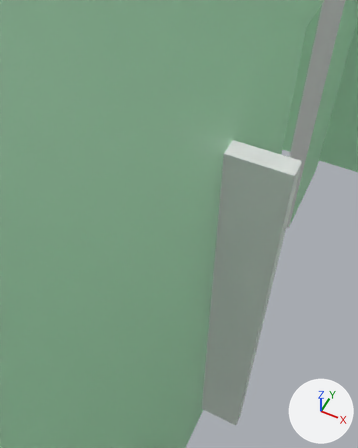
One commit to the Blender file ShackFrame2.blend: the scene before it, then after it.
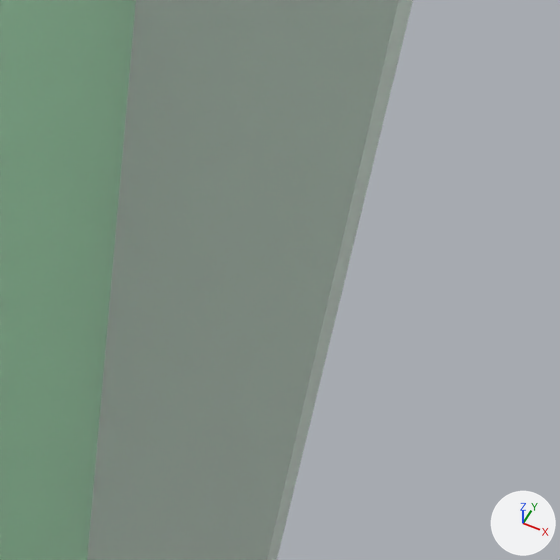
Each version appears first from a camera (50 mm lens) standing at (1.211, -1.336, 3.485) and looking at (0.41, 0.266, 1.483), and next in a close-up on the part from 51% to 86% of the width and 61% to 89% of the height. The axes (+X, +Y, +Z) are drawn at lower right. The lights are the same throughout.

Objects in the first close-up: 'Door', 'NewWalls'.
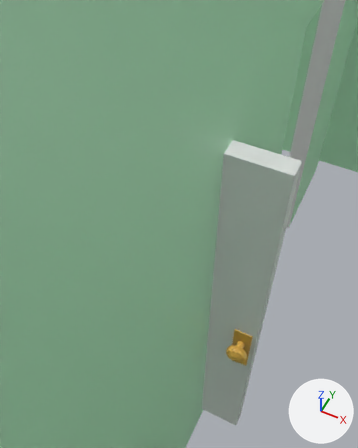
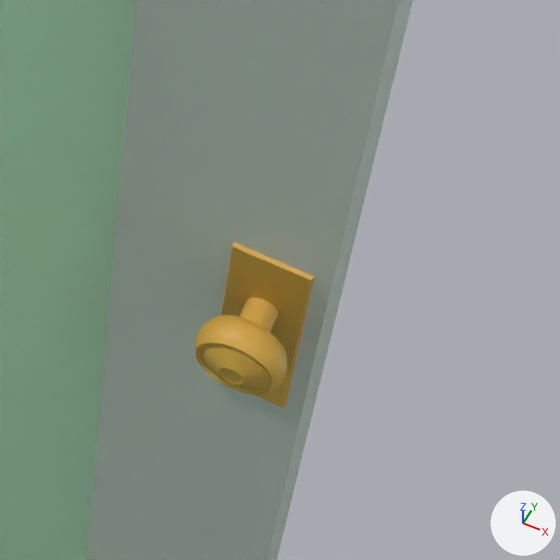
Commit message: added doorknob to shack door

The edits, one by one:
Material 'Doorknob' (mat_doorknob) is new.
Its base color is (0.8, 0.443, 0.0766) (orange #e7b24e).
me_cube is used by ob_door; location (0.0, 0.0, 0.0); scale (0.506, 0.0429, 1.16).
Verts and faces of me_cube; kept vertices keep their numbers, new ones are numbered from 8.
me_cube had 8 vertices, 6 faces and spanned x -0.01..1.99, y -1.0..1.0, z 0.0..2.0.
me_cube now has 6604 vertices, 6128 faces and spans x -0.01..1.99, y -3.36..3.42, z 0.0..2.0.
me_cube part 1: a new loose piece, a 216-sided cylinder along y spanning x 1.805..1.884, y -2.351..2.361, z 0.94..0.974, in mat_doorknob (orange #e7b24e).
me_cube part 2: a new loose piece of 3074 vertices spanning x 1.74..1.95, y -3.36..-2.21, z 0.91..1.0, in mat_doorknob (orange #e7b24e).
Part 3, on me_cube:
New vertex 8 is at (1.74, -0.81, 0.77).
New vertex 9 is at (1.74, -0.81, 1.05).
New vertex 10 is at (1.74, 0.83, 1.05).
New vertex 11 is at (1.74, 0.83, 0.77).
New vertices 12 to 15 stand at vertices 8 to 11, in that order, plus (0.21, 0.0, 0.0).
New vertex 16 is at (1.75, -1.12, 0.78), pixel (211, 375).
New vertex 17 is at (1.75, -1.12, 1.05), pixel (232, 246).
New vertex 18 is at (1.75, 1.13, 0.78).
New vertex 19 is at (1.75, 1.13, 1.05).
New vertices 20 to 23 stand at vertices 16 to 19, in that order, plus (0.19, 0.0, 0.0).
New faces: (10, 19, 18, 11), (18, 19, 23, 22), (12, 13, 21, 20), (16, 20, 21, 17), (8, 12, 20, 16), (9, 17, 21, 13) (mat_doorknob (orange #e7b24e)).
New faces: (8, 16, 17, 9), (14, 15, 22, 23), (11, 18, 22, 15), (10, 14, 23, 19) (mat_doorknob (orange #e7b24e)).
me_cube now uses material mat_material (white #e7e7e7).
me_cube now uses material mat_doorknob (orange #e7b24e).

Pixel boxes [x1, y1, x2, y2] of what changed, in the close-ups (560 x 560 px):
part 1 of me_cube, added (orange): after [239, 297, 278, 333]
part 2 of me_cube, added: after [195, 315, 287, 395]
part 3 of me_cube, added: after [221, 242, 314, 408]
